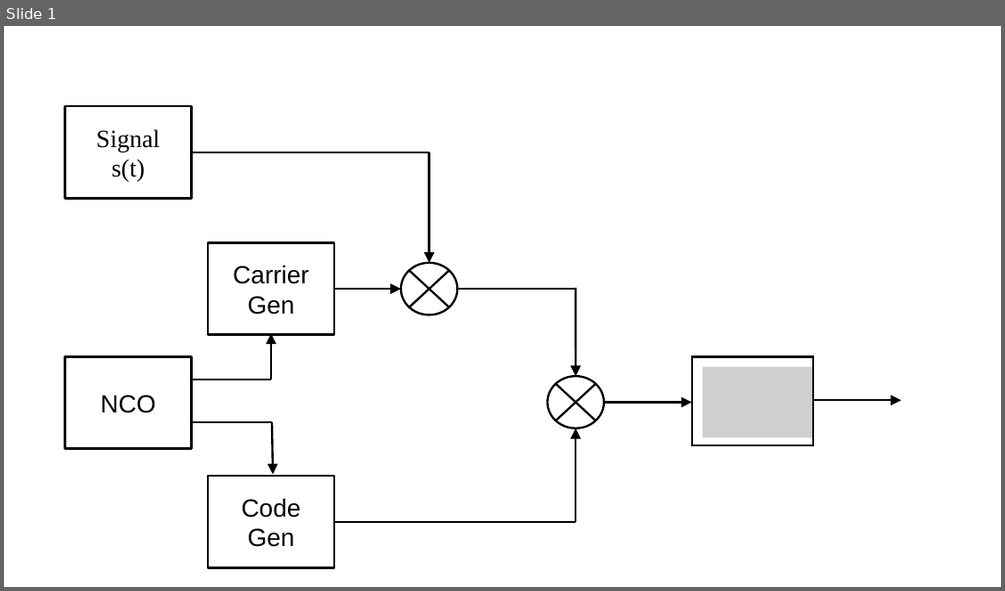
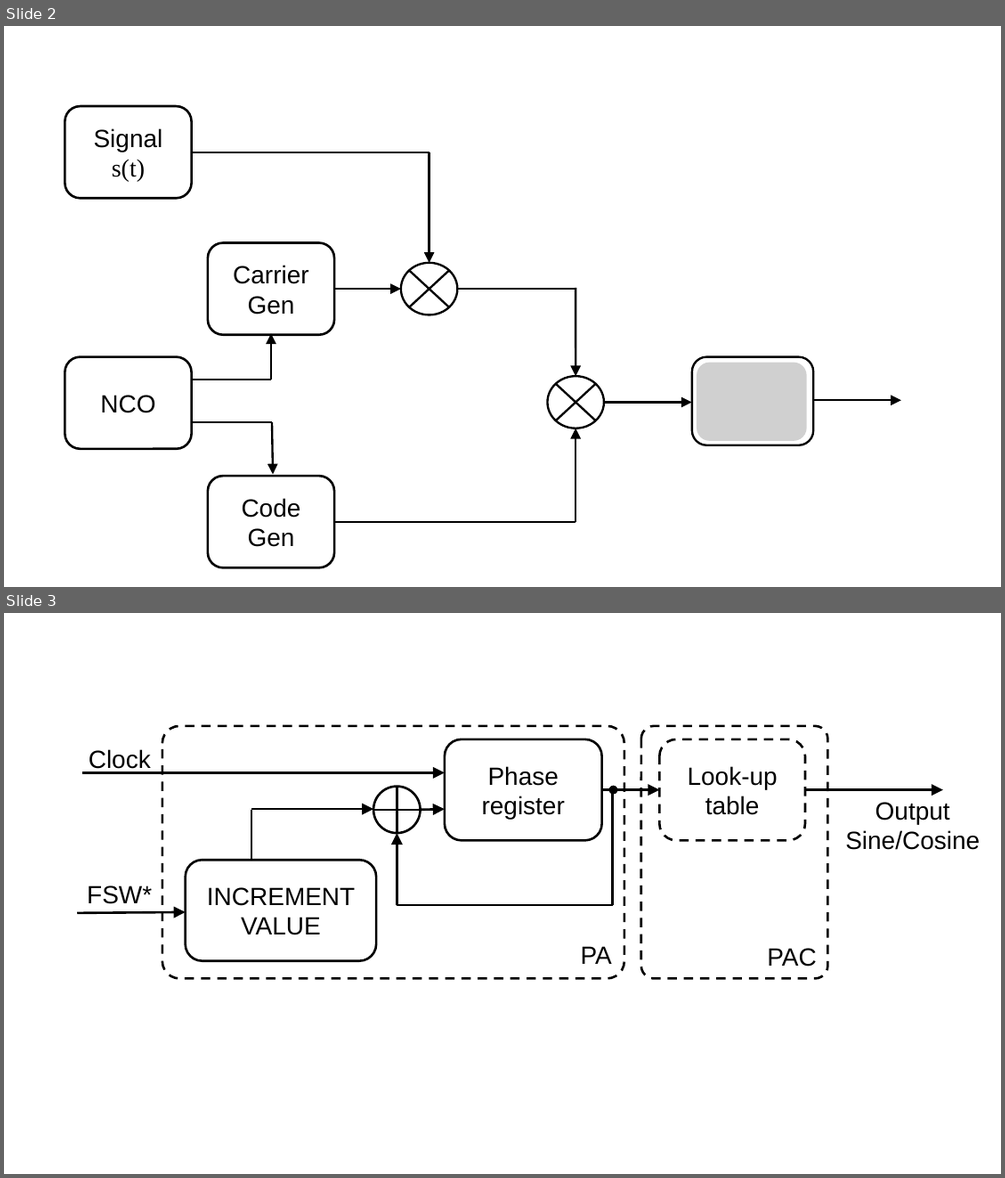
Before and after one commit to BenjiaH/MSc-Project, a slide deck: Final dissertation/_IMAGES/PPT2SVG/PPT2SVG.pptx. Shown one above the other, each under a label of ours: slide 1 before the commit, slides 2 and 3 after it. The pictures are 1005x591 and 1005x1178 pixels, drawn with LibreOffice and Linux fonts; fonts in the diff are those of the drawing; grey boxes stand for pictures. Boxes give left, top, right and bottom in pixels: in the first picture for what was removed or moved away, otherwise in the second. Text is boxed around its words. In the diff, an @@ line names an element or a change of style, - is before the commit and + after.

```diff
--- a/Final dissertation/_IMAGES/PPT2SVG/PPT2SVG.pptx
+++ b/Final dissertation/_IMAGES/PPT2SVG/PPT2SVG.pptx
@@ slide 3 added at (4,613,1001,1174), background #FFFFFF @@
@@ group added at (77,726,979,979): 7 arrows, 5 rounded rectangles, 5 lines, 3 texts, 2 ellipses @@
+PAC
+PA
+INCREMENT VALUE
+Phase register
+FSW*
+Look-up table
+Output Sine/Cosine
+Clock
@@ what was slide 1 is now slide 2 @@
@@ slide 2 changed as well @@
@@ text in rounded rectangle at (94,128,163,151): font Times New Roman to Arial in "Signal" @@
@@ rectangle to rounded rectangle in 5 elements at (65,356,191,449), (65,106,191,198), (208,243,334,335), (208,475,334,567), (692,356,813,445) @@
@@ picture: place and size @@
-picture at (703,366,812,437)
+picture at (696,362,807,440)
```
Also in this commit, not shown: 1 other slide changed, 1 other slide added, 7 other files.
